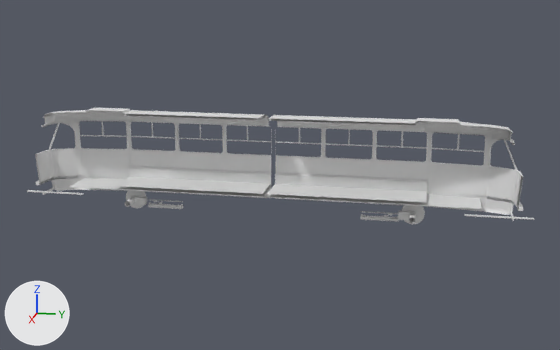
A saved change to the Blender file assets/models/T3RP/T3.blend.
Rendered twice from a camera (50 mm lens) standing at (20.7, 4.58, 7.32) and looking at (-0.05, 0.43, 2.13). Arrows for +X, +Y and +Z are at lower left; the lights stay in place.

Script lines for the objects in view, before the commit:
```python
me_plane = bpy.data.meshes.new('Plane')
me_plane.from_pydata(...)  # 4116 vertices, 5016 faces, 165 loose edges; spans x -1.05..0.0, y 0.01..1.05, z 0.72..3.8
ob_t3 = bpy.data.objects.new('T3', me_plane)
ob_t3.location = (0.0, 0.0, 0.0)
ob_t3.scale = (1.25, 7.0, 1.0)
_m = ob_t3.modifiers.new('Mirror', 'MIRROR')
_m.use_axis = (False, True, False)
```
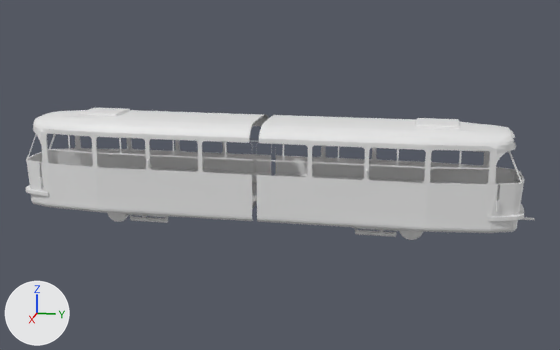
Pixel boxes (x1, y1, x2, y2) of what changed, in the pictures (560 x 350 px; the box of a moved part takes in the faces that stretch with it):
'T3', reshaped, modifiers changed (14% taller): before (27, 108, 534, 224); after (25, 108, 535, 240)
part 1 of me_plane, moved or reshaped: before (126, 190, 425, 224); after (129, 214, 399, 231)

The change, as a list of edits to the scene's bpy script:
```text
Change me_plane:
    used by ob_t3; location = (0.0, 0.0, 0.0); scale = (1.25, 7.0, 1.0)
    remove me_plane.from_pydata(...)  # 4116 vertices, 5016 faces, 165 loose edges; spans x -1.05..0.0, y 0.01..1.05, z 0.72..3.8
    add me_plane.from_pydata(...)  # 11946 vertices, 12809 faces, 181 loose edges; spans x -1.05..0.0, y 0.01..1.05, z 0.72..3.8
    me_plane part 1: 13 vertices moved within x -0.55, y 0.58..0.6, z 0.96..1.13; 232 vertices removed from x -0.59..-0.47, y 0.38..0.6, z 0.86..1.13; 320 vertices added at x -0.7..-0.51, y 0.36..0.6, z 0.81..1.18
Change ob_t3:
    where _m = ob_t3.modifiers.new('Mirror', 'MIRROR')
    _m.use_axis: (False, True, False) -> (True, True, False)
```
